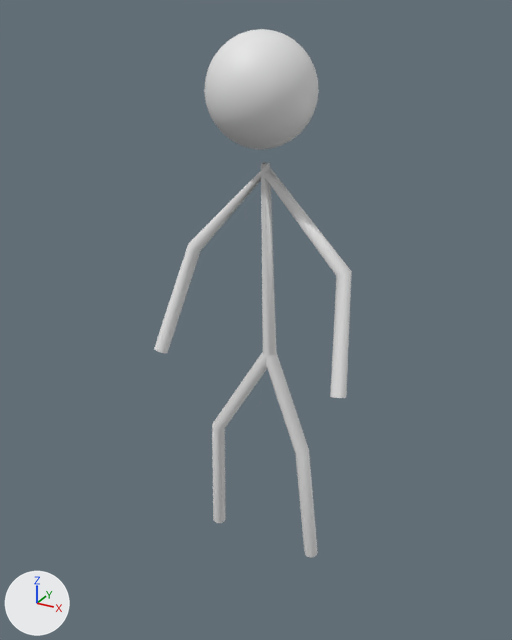
The Blender file doc/artwork/papercraft_man_line.blend: old version first, new version second.
Both versions are drawn from a 50 mm camera at (5.81, -11.8, 7.36) aimed at (-0.03, -1.18, 2.05). Every picture has the same lights, and +X, +Y and +Z are marked at lower left.
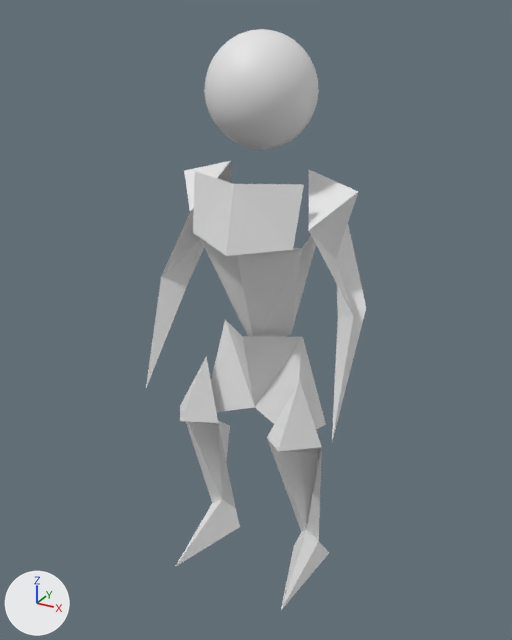
Commit message: resave papercraft man artwork with 249; removed some objects in order not to make it crash

What the commit changed:
Object 'leg_left' (ob_leg_left) is now shown.
Object 'trousers' (ob_trousers) is now shown.
Object 'body' (ob_body) is now shown.
Object 'arm_right' (ob_arm_right) is now shown.
Object 'arm_left' (ob_arm_left) is now shown.
Object 'CurveCircle' (ob_curvecircle) is deleted.
Object 'Curve' (ob_curve) is deleted.
Object 'leg_right' (ob_leg_right) is now shown.

Pixel boxes (x1, y1, x2, y2) of what changed, in the pictures (512 x 640 px):
'body', shown
    after: (193, 172, 316, 337)
'Curve', deleted
    before: (154, 162, 352, 558)
'trousers', shown
    after: (211, 320, 326, 429)
'leg_right', shown
    after: (176, 357, 329, 610)
'arm_left', shown
    after: (309, 170, 366, 441)
'leg_left', shown
    after: (267, 380, 322, 608)
'arm_right', shown
    after: (146, 161, 231, 388)
